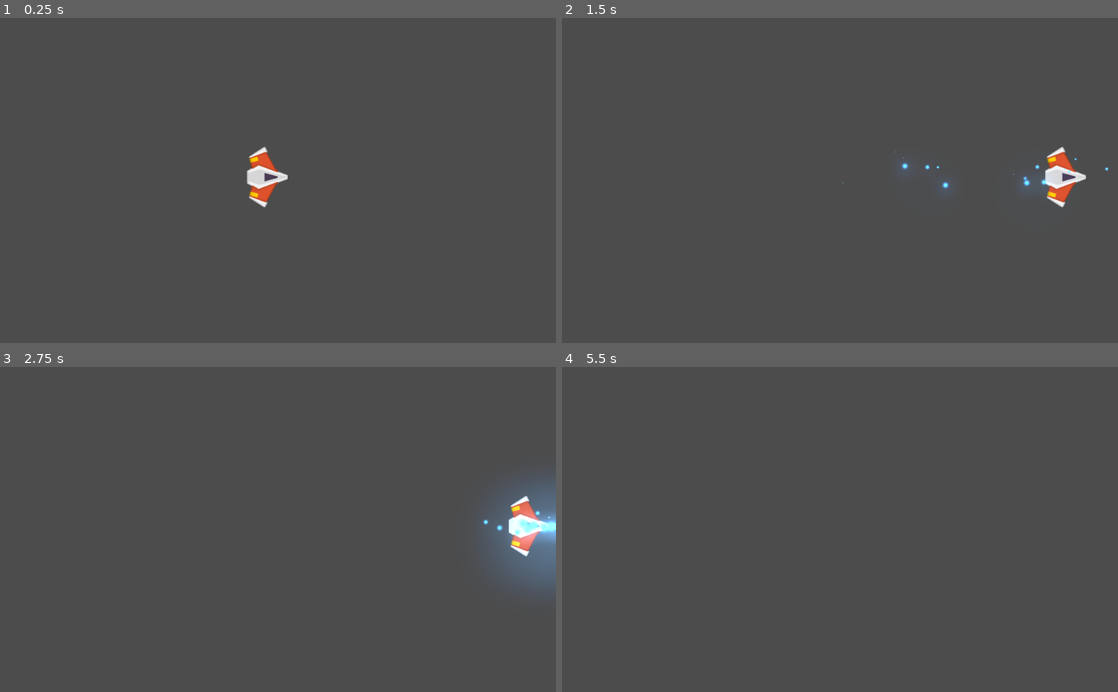
Above: before the commit, frames 1-4 (two rows, left to right).
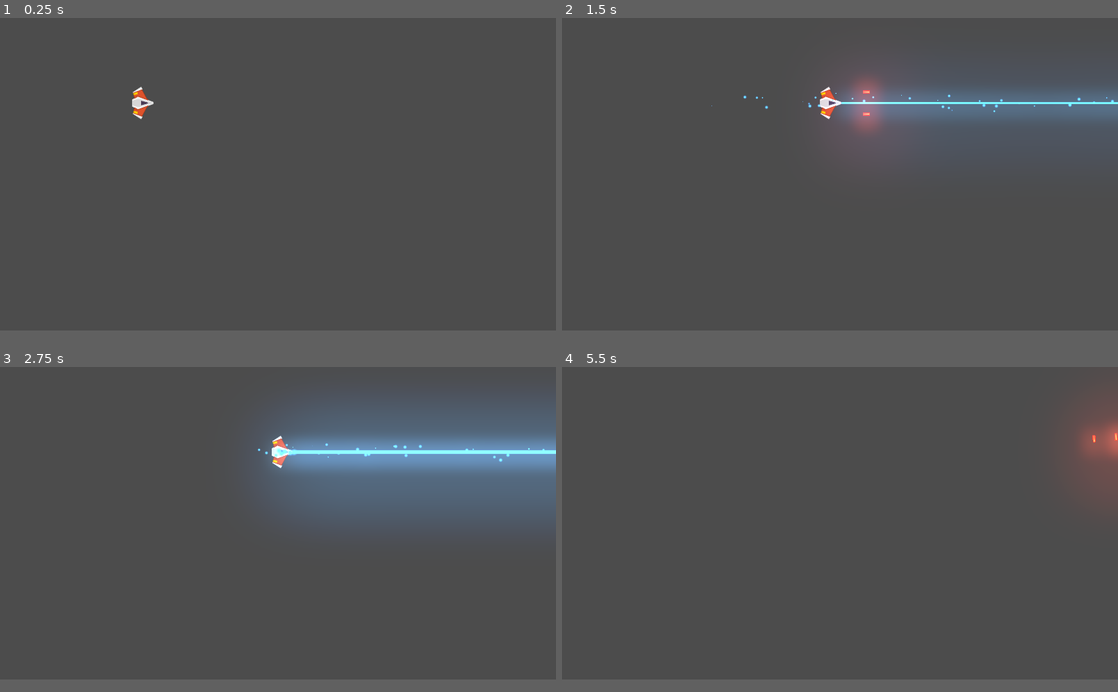
Above: after the commit, the same moments.

Repository: AleprosDev/ProyectoMeteoritoJuego
Game: Godot game, scene res://Juego/Niveles/NivelTest.tscn
The game is run twice, just before and just after one commit, with the same random seed, the same clock (stepped at 60 frames per second) and the same inputs.
Inputs:
- Up to frame 1 (0.25 s): no input
- Up to frame 2 (1.5 s): tap Enter at 0.5 s; hold W (mover_adelante) 0.53-1.28 s; hold Keypad 3 (disparo_secundario) 0.53-1.28 s; hold S (mover_atras) from 1.28 s (still down); tap Keypad 2 (disparo_principal) at 1.35 s
- Up to frame 3 (2.75 s): tap Keypad 3 (disparo_secundario) at 1.55 s; release S (mover_atras) at 2.03 s; hold W (mover_adelante) from 2.03 s (still down); hold Keypad 3 (disparo_secundario) from 2.03 s (still down)
- Up to frame 4 (5.5 s): release Keypad 3 (disparo_secundario) at 2.78 s; tap A (rotar_antihorario) at 2.85 s; tap Keypad 3 (disparo_secundario) at 3.05, 3.8, 4.35, 5.3 s; release W (mover_adelante) at 3.53 s; hold D (rotar_horario) 3.53-4.28 s; hold S (mover_atras) from 3.53 s (still down); hold Keypad 2 (disparo_principal) from 5.03 s (still down)
In our replay, the window is 800x468 before the commit and 800x450 after it. These sizes can differ from the game's own. Grey fills any space a smaller window leaves; there, only what the larger window draws over its background counts as a difference.

The runs differ from the first frame. In frame 1, 0.9% of the frame differs, in the area x 23-52%, y 21-59%; in frame 2, 7.9%; in frame 3, 19%, in the area x 46-100%, y 10-69%; in frame 4, 1.6%.

Commit message:
Cambios mayores
-agregamos icono de juego
-retocamos damp y rotacion
-creamos escena laserPlayer, laserEnemigo

Diff:
--- a/Juego/Naves/Player/Player.gd
+++ b/Juego/Naves/Player/Player.gd
@@ -17,11 +17,34 @@
 ## Metodos
 func _unhandled_input(event: InputEvent) -> void:
 	#Disparo rayo
+	#if event.is_action_pressed("disparo_secundario", true):
+	#	if event.button_index == BUTTON_RIGHT and event.pressed:
+	#		laser.set_is_casting(true)
+
+	#if event.is_action_released("disparo_secundario", false):
+	#	if event.button_index == BUTTON_RIGHT and event.pressed == false:
+	#		laser.set_is_casting(false)
+
+
+	#Disparo rayo
 	if event.is_action_pressed("disparo_secundario"):
 		laser.set_is_casting(true)
+		print(laser)
+		print(event)
 
 	if event.is_action_released("disparo_secundario"):
 		laser.set_is_casting(false)
+		print(laser)
+		print(event)
+
+
+
+
+
+
+
+
+
 
 
 func _integrate_forces(state: Physics2DDirectBodyState) -> void:
--- a/Juego/Naves/Player/Player.tscn
+++ b/Juego/Naves/Player/Player.tscn
@@ -20,7 +20,10 @@
 texture = ExtResource( 1 )
 
 [node name="CollisionShape2D" type="CollisionShape2D" parent="."]
+light_mask = 22
 position = Vector2( 0, 2 )
+z_index = 50
+z_as_relative = false
 shape = SubResource( 1 )
 
 [node name="Canion" parent="." instance=ExtResource( 3 )]
@@ -38,7 +41,12 @@
 [node name="DisparosFX" parent="Canion" index="2"]
 position = Vector2( 21, -15 )
 
+[node name="TimerEnfriamiento" parent="Canion" index="3"]
+process_priority = -29
+
 [node name="LaserBeam2D" parent="." instance=ExtResource( 2 )]
 position = Vector2( 40, 0 )
+z_index = 41
+z_as_relative = false
 
 [editable path="Canion"]
--- a/Juego/Naves/Proyectiles/LaserBeam2D.gd
+++ b/Juego/Naves/Proyectiles/LaserBeam2D.gd
@@ -7,7 +7,7 @@
 # Maximum length of the laser in pixels.
 export var max_length := 1400.0
 # Base duration of the tween animation in seconds.
-export var growth_time := 0.1
+export var growth_time = 0.3
 
 # If `true`, the laser is firing.
 # It plays appearing and disappearing animations when it's not animating.
@@ -74,7 +74,7 @@
 func appear() -> void:
 	if tween.is_active():
 		tween.stop_all()
-	tween.interpolate_property(fill, "width", 0, line_width, growth_time * 2)
+	tween.interpolate_property(fill, "width", 0, line_width, growth_time * 0.5)
 	tween.start()
 
 
--- a/Juego/Naves/Proyectiles/LaserBeam2D.tscn
+++ b/Juego/Naves/Proyectiles/LaserBeam2D.tscn
@@ -62,6 +62,7 @@
 
 [node name="LaserBeam2D" type="RayCast2D"]
 enabled = true
+exclude_parent = false
 cast_to = Vector2( 0, 0 )
 script = ExtResource( 1 )
 
--- a/Juego/Naves/Proyectiles/Proyectil.tscn
+++ b/Juego/Naves/Proyectiles/Proyectil.tscn
@@ -1,15 +1,13 @@
-[gd_scene load_steps=4 format=2]
+[gd_scene load_steps=3 format=2]
 
 [ext_resource path="res://Juego/Naves/Proyectiles/proyectil_player.png" type="Texture" id=1]
 [ext_resource path="res://Juego/Naves/Proyectiles/Proyectil.gd" type="Script" id=2]
-
-[sub_resource type="RectangleShape2D" id=1]
-extents = Vector2( 5, 17 )
 
 [node name="Proyectil" type="Area2D"]
 position = Vector2( 0, 1 )
 rotation = 1.5708
 scale = Vector2( 0.7, 1.2 )
+z_as_relative = false
 script = ExtResource( 2 )
 
 [node name="Sprite" type="Sprite" parent="."]
@@ -20,7 +18,7 @@
 [node name="CollisionShape2D" type="CollisionShape2D" parent="."]
 position = Vector2( 0, -1 )
 rotation = 1.5708
-shape = SubResource( 1 )
+z_as_relative = false
 
 [node name="VisibilityNotifier2D" type="VisibilityNotifier2D" parent="."]
 position = Vector2( -4.74323e-06, -0.71166 )
--- /dev/null
+++ b/Juego/Naves/Proyectiles/ProyectilEnemigo.tscn
@@ -0,0 +1,26 @@
+[gd_scene load_steps=4 format=2]
+
+[ext_resource path="res://Juego/Naves/Proyectiles/laserEnemigo.png" type="Texture" id=1]
+[ext_resource path="res://Juego/Naves/Proyectiles/Proyectil.tscn" type="PackedScene" id=2]
+
+[sub_resource type="CapsuleShape2D" id=1]
+radius = 4.22614
+height = 28.6905
+
+[node name="ProyectilEnemigo" instance=ExtResource( 2 )]
+z_index = 39
+collision_layer = 16
+collision_mask = 5
+audio_bus_name = "SFX"
+
+[node name="Sprite" parent="." index="0"]
+modulate = Color( 2.15, 2.16, 1.14, 0.36 )
+texture = ExtResource( 1 )
+
+[node name="CollisionShape2D" parent="." index="1"]
+position = Vector2( 3.98159e-05, -0.059577 )
+shape = SubResource( 1 )
+
+[node name="VisibilityNotifier2D" parent="." index="2"]
+position = Vector2( -0.375385, -0.0985123 )
+scale = Vector2( 0.448159, 1.8484 )
--- /dev/null
+++ b/Juego/Naves/Proyectiles/ProyectilPlayer.tscn
@@ -0,0 +1,25 @@
+[gd_scene load_steps=3 format=2]
+
+[ext_resource path="res://Juego/Naves/Proyectiles/Proyectil.tscn" type="PackedScene" id=1]
+
+[sub_resource type="CapsuleShape2D" id=1]
+radius = 4.28563
+height = 33.0954
+
+[node name="ProyectilPlayer" instance=ExtResource( 1 )]
+z_index = 40
+collision_layer = 8
+collision_mask = 6
+audio_bus_name = "SFX"
+
+[node name="Sprite" parent="." index="0"]
+position = Vector2( -1.69886, 0.743248 )
+scale = Vector2( 0.889888, 1.12627 )
+
+[node name="CollisionShape2D" parent="." index="1"]
+position = Vector2( -1.18055, 0.918369 )
+shape = SubResource( 1 )
+
+[node name="VisibilityNotifier2D" parent="." index="2"]
+position = Vector2( -1.4532, 0.925269 )
+scale = Vector2( 0.453035, 2.13585 )
--- a/Juego/Niveles/NivelTest.tscn
+++ b/Juego/Niveles/NivelTest.tscn
@@ -12,7 +12,9 @@
 position = Vector2( 493, 294 )
 gravity_scale = 0.0
 can_sleep = false
+angular_damp = 10.0
 script = ExtResource( 2 )
+potencia_rotacion = 350
 
 [node name="WorldEnvironment" type="WorldEnvironment" parent="."]
 environment = ExtResource( 4 )
--- a/project.godot
+++ b/project.godot
@@ -44,13 +44,25 @@
 
 [application]
 
-config/name="ProyectoMeteoritoJuego"
+config/name="Mission: deep space"
+config/description="Sumergete en la mision principal de sobrevivir al espacio profundo."
 run/main_scene="res://Juego/Niveles/NivelTest.tscn"
-config/icon="res://icon.png"
+config/icon="res://portada_icono.png"
 
 [autoload]
 
 Eventos="*res://Juego/Autoloads/Eventos.gd"
+
+[display]
+
+window/size/width=1920
+window/size/height=1080
+window/size/resizable=false
+window/size/always_on_top=true
+window/size/test_width=1280
+window/size/test_height=720
+window/stretch/mode="2d"
+window/stretch/aspect="keep"
 
 [input]
 
@@ -91,6 +103,19 @@
  ]
 }
 
+[layer_names]
+
+2d_render/layer_1="player"
+2d_render/layer_2="enemigo"
+2d_render/layer_3="meteorito"
+2d_render/layer_4="proyectil_player"
+2d_render/layer_5="proyectil_enemigo"
+2d_physics/layer_1="player"
+2d_physics/layer_2="enemigo"
+2d_physics/layer_3="meteorito"
+2d_physics/layer_4="proyectil_player"
+2d_physics/layer_5="proyectil_enemigo"
+
 [physics]
 
 common/enable_pause_aware_picking=true
Binary file added: Juego/Naves/Proyectiles/laserEnemigo.png
Not shown, added: Juego/Naves/Proyectiles/laserEnemigo.png.import
Binary file added: portada_icono.png
Not shown, added: portada_icono.png.import
